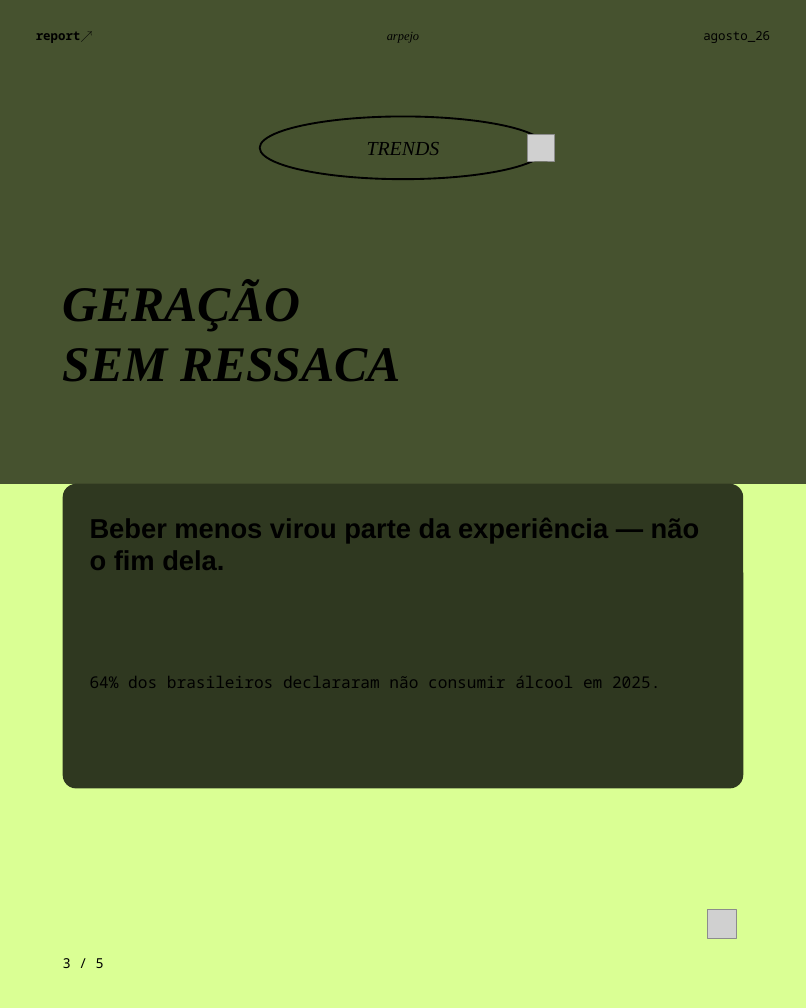
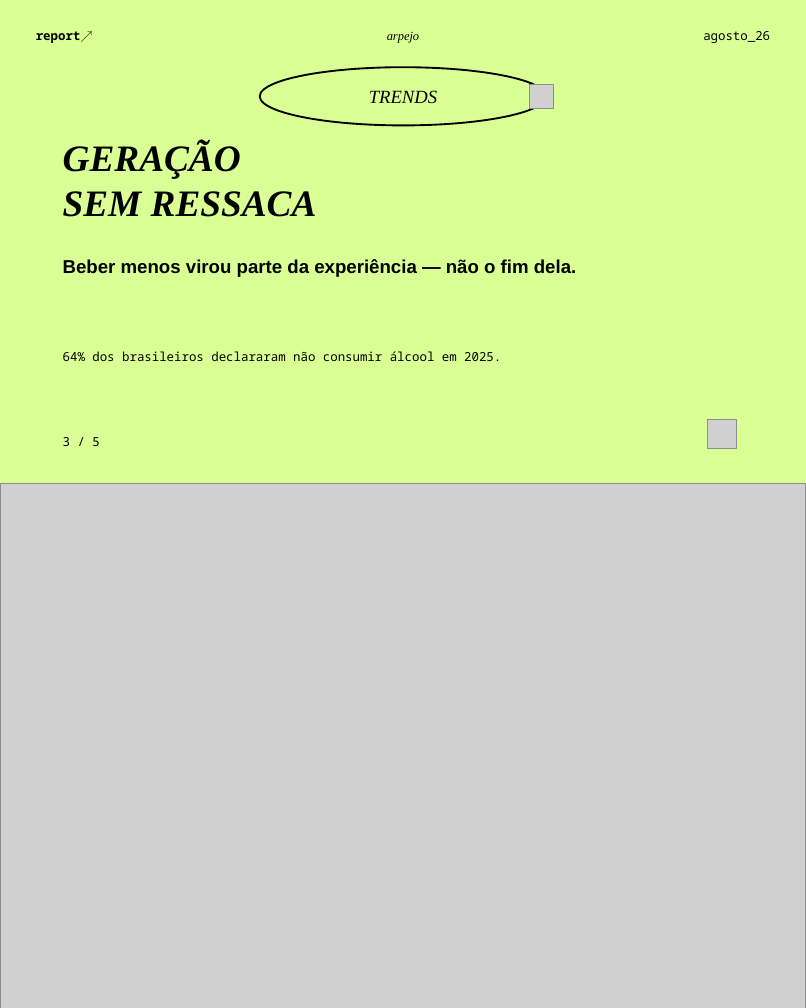
Before and after one commit to BiancaSchwanke/data-manipulation-exercises, a slide deck: slide 4 of entregas-agosto26/carrossel-instagram-agosto26.pptx. Drawn at 806x1008 pixels with LibreOffice and Linux fonts; fonts in the diff are those of the drawing; grey boxes stand for pictures; background and template pictures are left out. Boxes give left, top, right and bottom in pixels: in the first picture for what was removed or moved away, otherwise in the second. Text is boxed around its words. In the diff, an @@ line names an element or a change of style, - is before the commit and + after.

```diff
--- a/entregas-agosto26/carrossel-instagram-agosto26.pptx
+++ b/entregas-agosto26/carrossel-instagram-agosto26.pptx
@@ rectangle removed at [0,0,806,484] @@
@@ text "TRENDS": place and size @@
-text "TRENDS" at [367,142,440,155]
+text "TRENDS" at [369,90,437,104]
@@ text "TRENDS" at [369,90,437,104]: size 16 to 15 pt @@
@@ ellipse: place and size @@
-ellipse at [260,116,546,179]
+ellipse at [260,67,546,125]
@@ picture: place and size @@
-picture at [527,134,553,160]
+picture at [529,84,553,108]
@@ text "GERAÇÃO": place and size @@
-text "GERAÇÃO" at [63,282,401,381]
+text "GERAÇÃO" at [63,142,317,217]
@@ text "GERAÇÃO" at [63,142,317,217]: size 40 to 30 pt; vertical alignment middle to top @@
@@ text "Beber menos virou parte da ...": place and size @@
-text "Beber menos virou parte da ..." at [90,518,700,570]
+text "Beber menos virou parte da ..." at [63,259,576,277]
@@ text "Beber menos virou parte da ..." at [63,259,576,277]: size 22 to 15 pt @@
@@ text "64% dos brasileiros declararam não ...": place and size @@
-text "64% dos brasileiros declararam não ..." at [90,676,660,688]
+text "64% dos brasileiros declararam não ..." at [63,351,501,361]
@@ text "64% dos brasileiros declararam não ..." at [63,351,501,361]: size 13 to 10 pt @@
@@ picture: place and size @@
-picture at [707,909,736,938]
+picture at [707,419,736,448]
@@ text "3 / 5": place and size @@
-text "3 / 5" at [63,958,104,968]
+text "3 / 5" at [63,437,99,446]
@@ text "3 / 5" at [63,437,99,446]: size 11 to 10 pt @@
@@ picture added at [0,484,806,1008] @@
@@ rounded rectangle removed at [63,484,743,788] @@
```
Also in this commit, not shown: 4 other slides changed, 1 other file.
